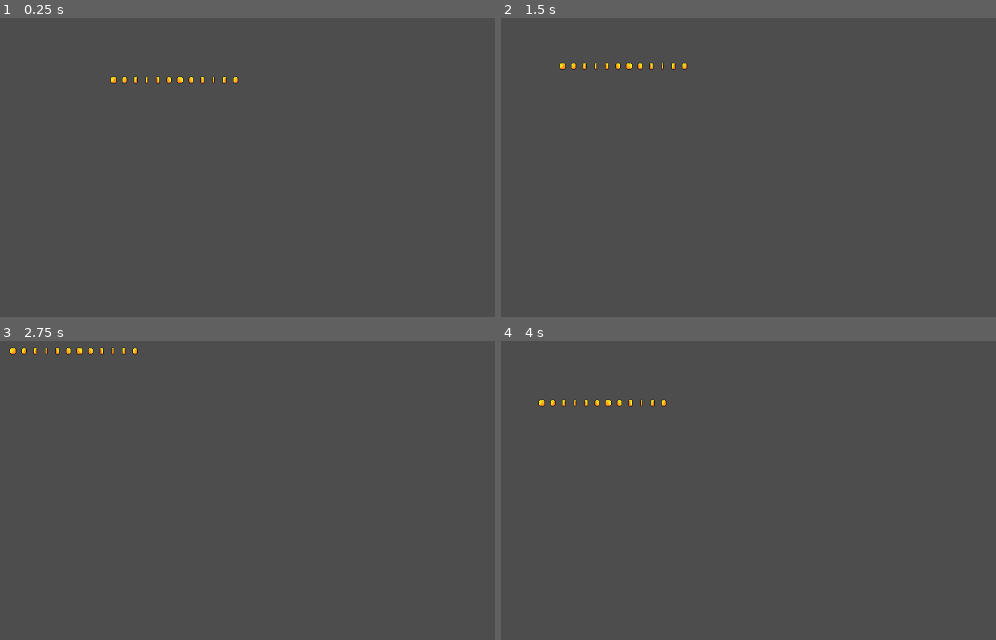
Above: before the commit, frames 1-4 (two rows, left to right).
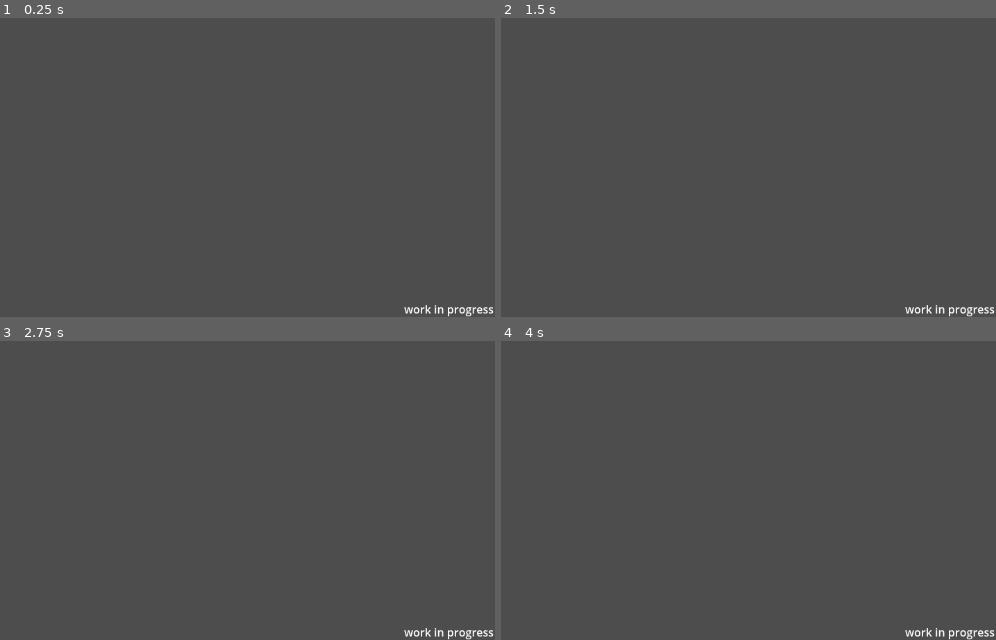
Above: after the commit, the same moments.

Repository: Olyveon/DinoPark
Game: Godot game, scene res://scenes/game.tscn
The game is run twice, just before and just after one commit, with the same random seed, the same clock (stepped at 60 frames per second) and the same inputs.
Inputs:
- Up to frame 1 (0.25 s): no input
- Up to frame 2 (1.5 s): tap Enter at 0.5 s; hold D (move_right) 0.53-1.28 s; tap Space at 1.25 s; hold S (move_down) from 1.28 s (still down)
- Up to frame 3 (2.75 s): tap Enter at 2 s; release S (move_down) at 2.03 s; hold D (move_right) from 2.03 s (still down)
- Up to frame 4 (4 s): release D (move_right) at 2.78 s; hold Up (move_up) 2.78-3.53 s; hold A (move_left) from 3.53 s (still down)

The runs differ from the first frame. In frame 1, 0.5% of the frame differs, in the area x 22-100%, y 19-100%; in frame 2, 0.5%, in the area x 11-100%, y 15-100%; in frame 3, 0.5%; in frame 4, 0.5%.

Commit message:
added a UI with a work in progress label

Diff:
--- a/scenes/game.tscn
+++ b/scenes/game.tscn
@@ -1,7 +1,10 @@
 [gd_scene load_steps=4 format=3 uid="uid://b1tom3lko7gjj"]
 
 [ext_resource type="Script" path="res://scripts/player.gd" id="1_8t4nh"]
-[ext_resource type="Texture2D" uid="uid://b226vek86yph" path="res://assets/sprites/coin.png" id="2_8rpn1"]
+
+[sub_resource type="TileSet" id="TileSet_okvup"]
+tile_shape = 1
+tile_size = Vector2i(256, 128)
 
 [sub_resource type="GDScript" id="GDScript_6jcqk"]
 script/source = "extends Camera2D
@@ -20,15 +23,26 @@
 [node name="Game" type="Node2D"]
 
 [node name="TileMap" type="TileMap" parent="."]
+tile_set = SubResource("TileSet_okvup")
 format = 2
 
-[node name="player" type="Node2D" parent="."]
+[node name="Player" type="Node2D" parent="."]
 script = ExtResource("1_8t4nh")
 
-[node name="Camera2D" type="Camera2D" parent="player"]
+[node name="Camera2D" type="Camera2D" parent="Player"]
 position = Vector2(577, 322)
 script = SubResource("GDScript_6jcqk")
 
-[node name="Sprite2D" type="Sprite2D" parent="."]
-position = Vector2(691, 304)
-texture = ExtResource("2_8rpn1")
+[node name="UI" type="Control" parent="Player"]
+layout_mode = 3
+anchors_preset = 0
+offset_right = 40.0
+offset_bottom = 40.0
+
+[node name="Label" type="Label" parent="Player/UI"]
+layout_mode = 0
+offset_left = 1022.0
+offset_top = 623.0
+offset_right = 1152.0
+offset_bottom = 646.0
+text = "work in progress"
